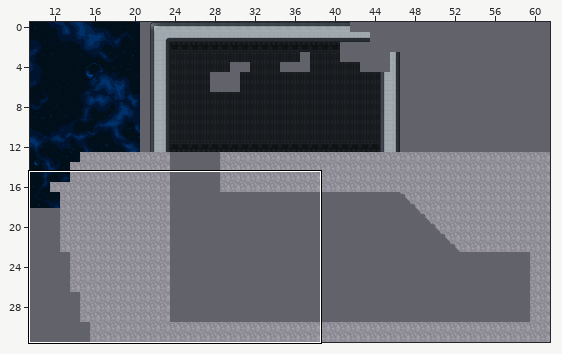
Two states of a Tiled map (JSON), core/assets/levels/level_1/level_0.tmj. Above, an overview of the earlier version with the close-up marked.
Close-up. Before the commit:
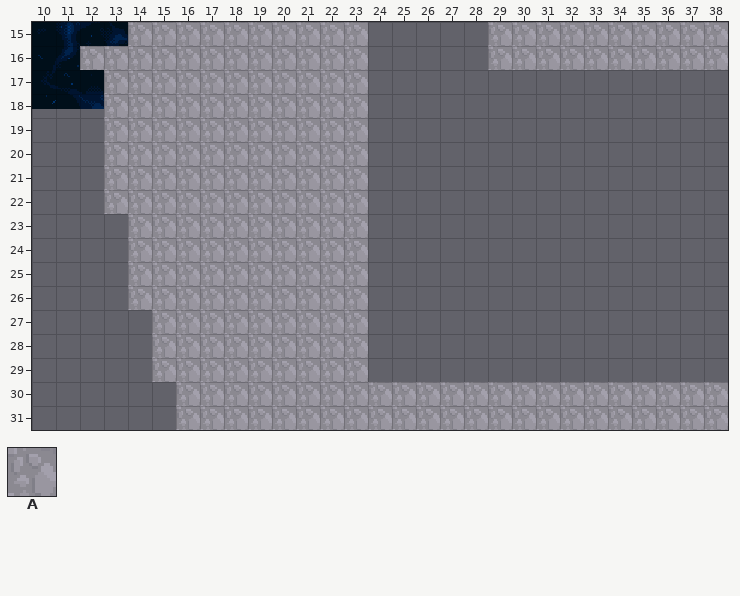
Cells are 16x16 px. Shown: x 10..38, y 15..31. The commit also changed other parts of the map, which this record leaves out.
Key: from "tileset": A 17 "GameObject".
_ is an empty cell.
Layer "Tile Layer 1" before, first column x 10:
15 ____AAAAAAAAAA_____AAAAAAAAAA
16 __AAAAAAAAAAAA_____AAAAAAAAAA
17 ___AAAAAAAAAAA_______________
18 ___AAAAAAAAAAA_______________
19 ___AAAAAAAAAAA_______________
20 ___AAAAAAAAAAA_______________
21 ___AAAAAAAAAAA_______________
22 ___AAAAAAAAAAA_______________
23 ____AAAAAAAAAA_______________
24 ____AAAAAAAAAA_______________
25 ____AAAAAAAAAA_______________
26 ____AAAAAAAAAA_______________
27 _____AAAAAAAAA_______________
28 _____AAAAAAAAA_______________
29 _____AAAAAAAAA_______________
30 ______AAAAAAAAAAAAAAAAAAAAAAA
31 ______AAAAAAAAAAAAAAAAAAAAAAA
After the commit:
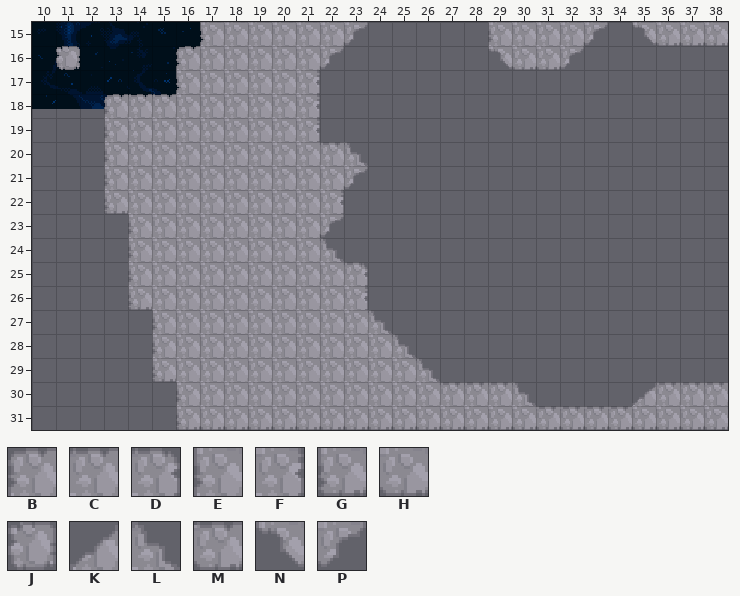
Further tiles: from "tileset": B 0 "GameObject", C 1 "GameObject", D 2 "GameObject", E 16 "GameObject", F 18 "GameObject", G 32 "GameObject", H 33 "GameObject", J 64 "GameObject", K 66 "GameObject", L 67 "GameObject", M 70 "GameObject", N 82 "GameObject", P 83 "GameObject".
Changes in this commit:
Changed rows in their new state; . is an unchanged cell.
Layer "Tile Layer 1":
first column x 11:
15 ...___E.....P.....E...P_NHHH
16 J____B.....P_.....NHHP______
17 ..___E....F__...............
18 ..BCC.....F__...............
19 ..E.......F__...............
20 ..E........CL...............
21 ..E.........P...............
22 ..G........F_...............
23 ...E.......P_...............
24 ...E.......L_...............
25 ...E........D...............
26 ...G........F...............
27 ....E........L..............
28 ....E........AL.............
29 ....G........AAL............
30 .....E..........CCCL____KCCC
31 .....GHHHHHHHHHHHHHHMMMMHHHH
